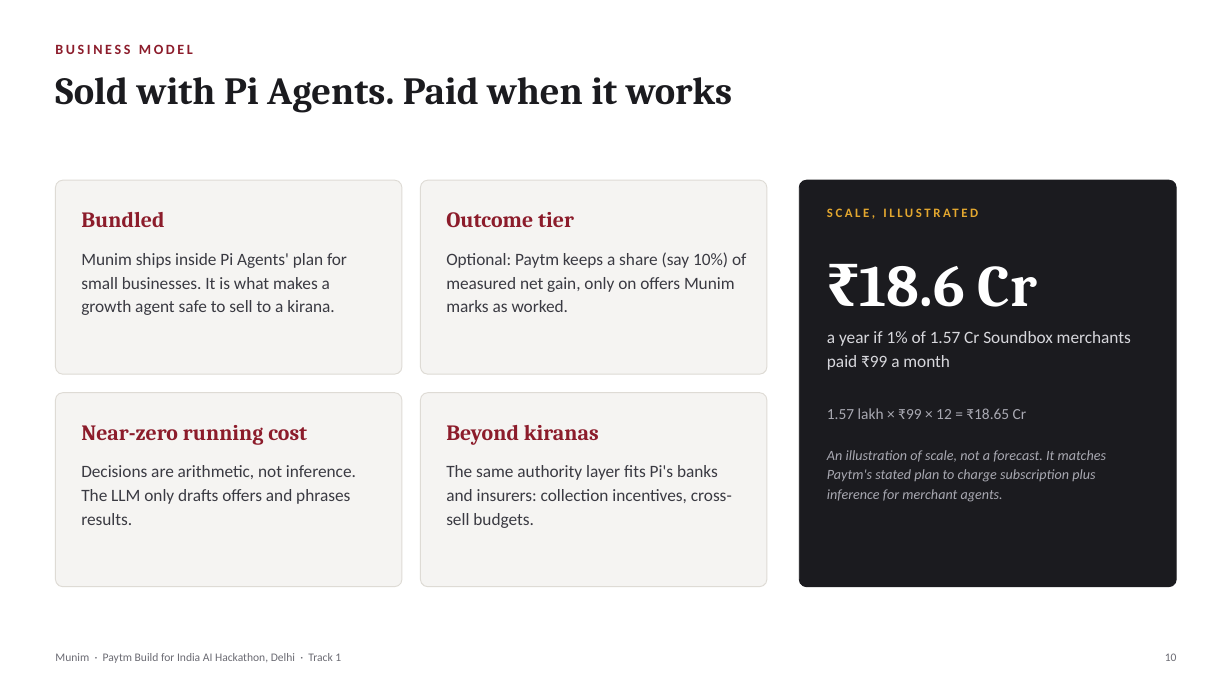
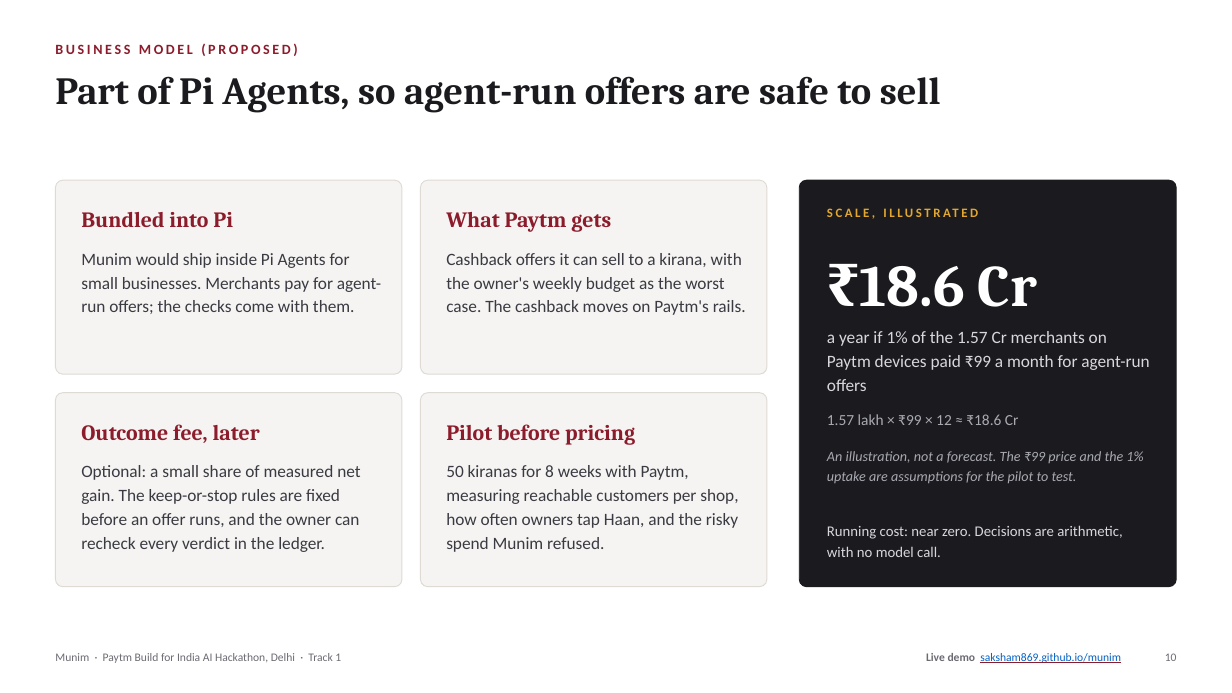
Before and after one commit to saksham869/munim, a slide deck: slide 10 of docs/Munim_Pitch.pptx. Drawn at 1232x693 pixels with LibreOffice and Linux fonts; fonts in the diff are those of the drawing. Boxes give left, top, right and bottom in pixels: in the first picture for what was removed or moved away, otherwise in the second. Text is boxed around its words. In the diff, an @@ line names an element or a change of style, - is before the commit and + after.

Commit message:
Apply review fixes: business model, research, threat model, decision log, stress test

```diff
--- a/docs/Munim_Pitch.pptx
+++ b/docs/Munim_Pitch.pptx
@@ text at [55, 43, 298, 56]: text changed @@
-BUSINESS MODEL
+BUSINESS MODEL (PROPOSED)
@@ text at [55, 76, 941, 113]: text changed @@
-Sold with Pi Agents. Paid when it works
+Part of Pi Agents, so agent-run offers are safe to sell
@@ text at [81, 212, 233, 227]: text changed @@
-Bundled
+Bundled into Pi
@@ text at [446, 212, 611, 232]: text changed @@
-Outcome tier
+What Paytm gets
@@ text at [81, 253, 381, 314]: text changed @@
-Munim ships inside Pi Agents' plan for small businesses. It is what makes a growth agent safe to sell to a kirana.
+Munim would ship inside Pi Agents for small businesses. Merchants pay for agent-run offers; the checks come with them.
@@ text at [446, 253, 746, 315]: text changed @@
-Optional: Paytm keeps a share (say 10%) of measured net gain, only on offers Munim marks as worked.
+Cashback offers it can sell to a kirana, with the owner's weekly budget as the worst case. The cashback moves on Paytm's rails.
@@ text at [827, 331, 1149, 391]: text changed @@
-a year if 1% of 1.57 Cr Soundbox merchants paid ₹99 a month
+a year if 1% of the 1.57 Cr merchants on Paytm devices paid ₹99 a month for agent-run offers
@@ text at [827, 414, 1019, 425]: text changed @@
-1.57 lakh × ₹99 × 12 = ₹18.65 Cr
+1.57 lakh × ₹99 × 12 ≈ ₹18.6 Cr
@@ text at [81, 424, 260, 443]: text changed @@
-Near-zero running cost
+Outcome fee, later
@@ text at [446, 424, 635, 445]: text changed @@
-Beyond kiranas
+Pilot before pricing
@@ text at [81, 465, 360, 552]: text changed @@
-Decisions are arithmetic, not inference. The LLM only drafts offers and phrases results.
+Optional: a small share of measured net gain. The keep-or-stop rules are fixed before an offer runs, and the owner can recheck every verdict in the ledger.
@@ text at [446, 465, 738, 552]: text changed @@
-The same authority layer fits Pi's banks and insurers: collection incentives, cross-sell budgets.
+50 kiranas for 8 weeks with Paytm, measuring reachable customers per shop, how often owners tap Haan, and the risky spend Munim refused.
@@ text at [827, 451, 1143, 483]: text changed @@
-An illustration of scale, not a forecast. It matches Paytm's stated plan to charge subscription plus inference for merchant agents.
+An illustration, not a forecast. The ₹99 price and the 1% uptake are assumptions for the pilot to test.
@@ text added at [827, 525, 1123, 557], 11.5 pt, text #D7D7DC @@
+Running cost: near zero. Decisions are arithmetic, with no model call.
@@ text added at [926, 653, 1121, 663], 9 pt, text #0563C1, underline @@
+Live demo saksham869.github.io/munim
```
Also in this commit, not shown: 10 other slides changed, 51 other files.
